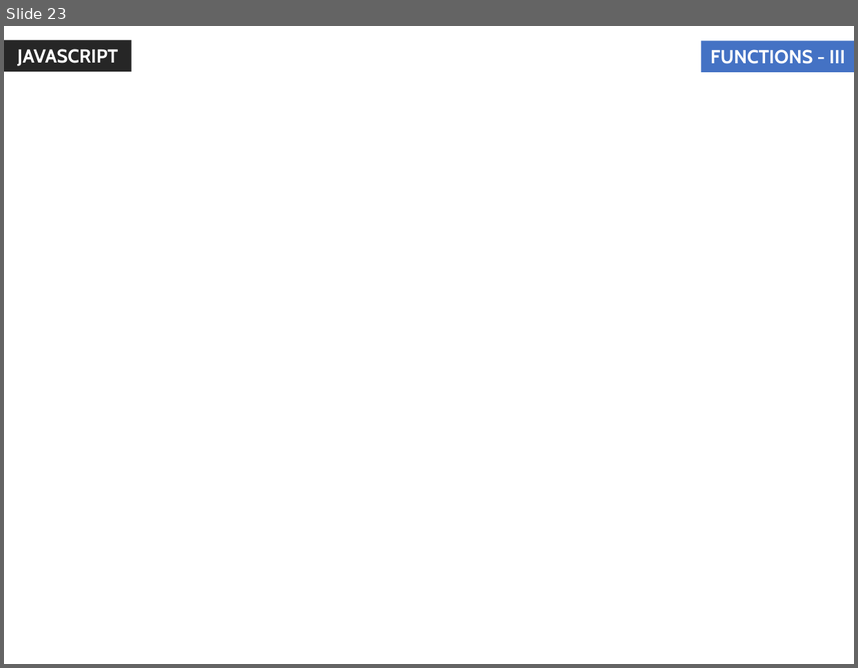
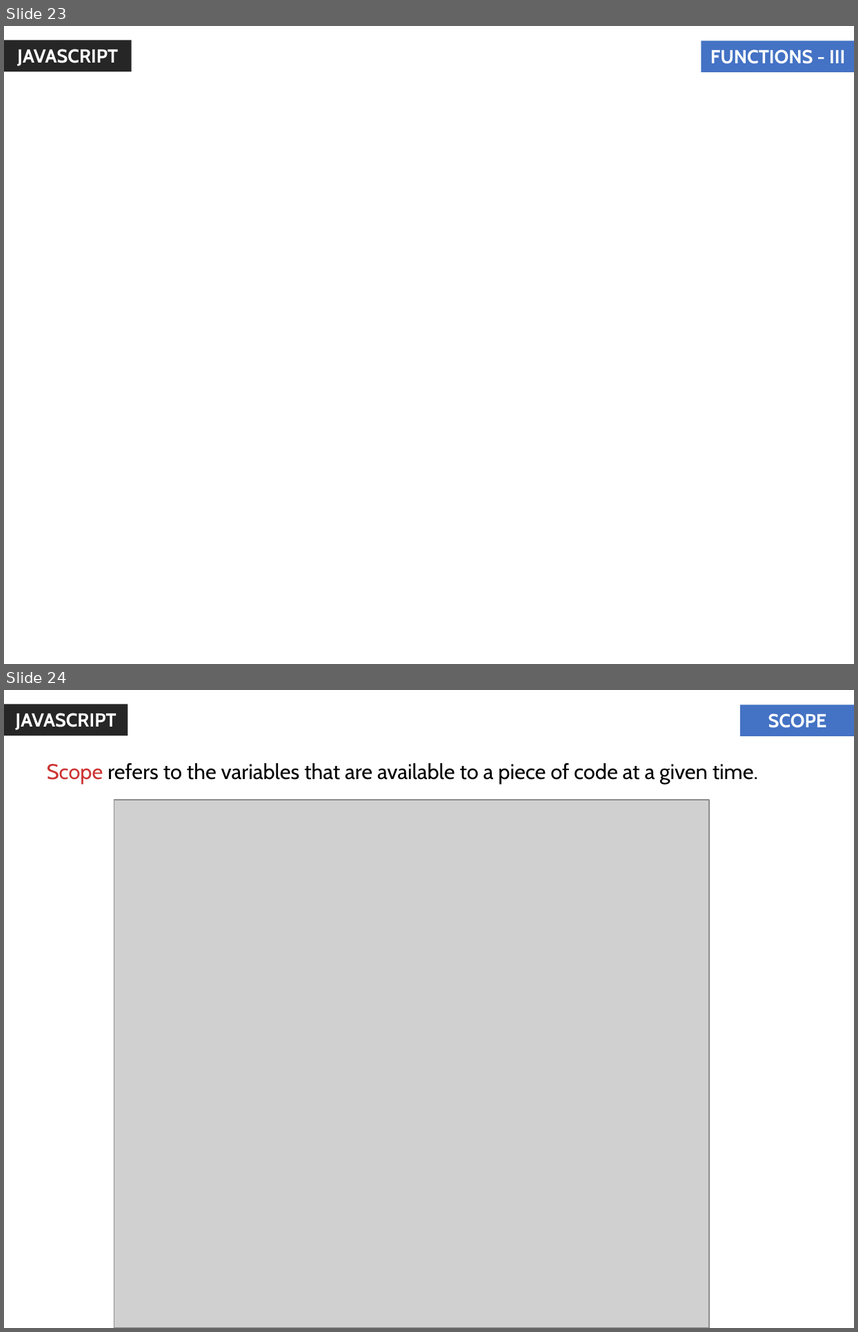
Before and after one commit to jharohit/web-fundamentals-course, a slide deck: Session III - Javascript/Session III - Javascript.pptx. Shown one above the other, each under a label of ours: slide 23 before the commit, slides 23 and 24 after it. The pictures are 858x668 and 858x1332 pixels, drawn with LibreOffice and Linux fonts; fonts in the diff are those of the drawing; grey boxes stand for pictures; background and template pictures are left out. Boxes give left, top, right and bottom in pixels: in the first picture for what was removed or moved away, otherwise in the second. Text is boxed around its words. In the diff, an @@ line names an element or a change of style, - is before the commit and + after.

```diff
--- a/Session III - Javascript/Session III - Javascript.pptx
+++ b/Session III - Javascript/Session III - Javascript.pptx
@@ slide 24 added at [4, 690, 854, 1328], background #FFFFFF @@
@@ rectangle added at [4, 704, 128, 736], fill #262626, 16 pt, text #FFFFFF, bold @@
+JAVASCRIPT
@@ rectangle added at [740, 704, 854, 736], fill #4472C4, 16 pt, text #FFFFFF, bold @@
+SCOPE
@@ text added at [47, 763, 758, 784], 18 pt, text #000000 @@
+Scope refers to the variables that are available to a piece of code at a given time.
@@ picture added at [114, 800, 708, 1328] @@
```
Also in this commit, not shown: 4 other slides added, 1 slide removed.
